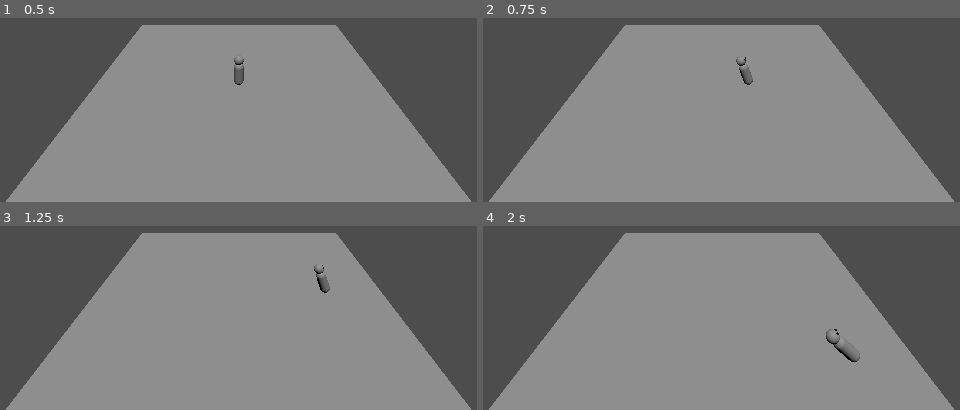
Above: before the commit, frames 1-4 (two rows, left to right).
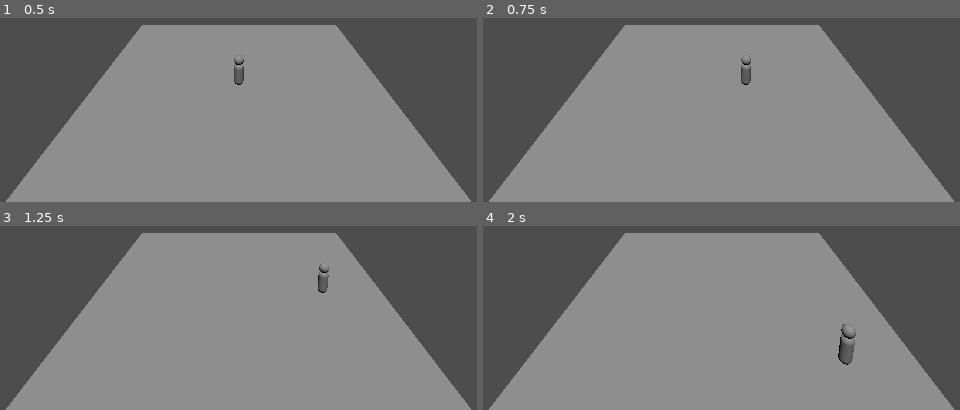
Above: after the commit, the same moments.

Repository: covmoore/interrupt-game-jam
Game: Godot game, scene res://maps/mind.tscn
Two runs of this game, one before a commit and one after it. Both use one fixed random seed, a clock stepped at 60 frames per second and the inputs below.
Inputs (mouse positions are in pixels of both pictures, inside the frame that each line leads up to):
- Up to frame 1 (0.5 s): no input
- Up to frame 2 (0.75 s): tap Enter at 0.5 s; move the mouse to (outside the picture) at 0.52 s; hold D (move_right) from 0.53 s (still down); click (outside the picture) at 0.67 s
- Up to frame 3 (1.25 s): keep holding D (move_right)
- Up to frame 4 (2 s): move the mouse to (outside the picture) at 1.27 s; release D (move_right) at 1.28 s; hold S (move_back) from 1.28 s (still down); click (outside the picture) at 1.42 s

Frame 1 is identical in both runs. In frame 2, 0.2% of the frame differs, in the area x 53-57%, y 20-37%; in frame 3, 0.2%; in frame 4, 0.6%, in the area x 71-80%, y 53-76%.

Commit message:
player now follows cursor

Diff:
--- a/maps/camera_pan.gd
+++ b/maps/camera_pan.gd
@@ -8,6 +8,6 @@
 		var mouse_sensitivity = 0.005
 		camera_pivot.rotate_y(event.relative.x * mouse_sensitivity)
 		camera_pivot.rotate_x(event.relative.y * mouse_sensitivity)
-		camera_pivot.rotation.x = clampf(camera_pivot.rotation.x, -75, 0)
+		camera_pivot.rotation.x = clampf(camera_pivot.rotation.x, -45, 0)
 		camera_pivot.rotation.z = 0
 # Called when the node enters the scene tree for the first time.
--- a/player.gd
+++ b/player.gd
@@ -6,20 +6,30 @@
 
 var target_velocity = Vector3.ZERO
 var _camera: Camera3D = null
+var RAY_LENGTH = 2000
 
 func _ready() -> void:
 	_camera = $"../CameraPivot/Camera3D"
 
 func _input(event: InputEvent):
 	if event is InputEventMouseMotion:
-		$Pivot.basis = Basis.looking_at(Vector3(event.global_position.x, event.global_position.y, 0))
+		var space_state = get_world_3d().direct_space_state
+		var mousepos = get_viewport().get_mouse_position()
+
+		var origin = _camera.project_ray_origin(mousepos)
+		var end = origin + _camera.project_ray_normal(mousepos) * RAY_LENGTH
+		var query = PhysicsRayQueryParameters3D.create(origin, end)
+		query.collide_with_areas = true
+		var result = space_state.intersect_ray(query)
+		if result.has("position") :
+			print(result)
+			$Pivot.look_at(result["position"])
 
 func _physics_process(delta: float):
 	var movement = Input.get_vector("move_left", "move_right", "move_forward", "move_back")
 	var direction = Vector3(movement.x, 0, movement.y).rotated(Vector3.UP, _camera.global_rotation.y).normalized()
 	if direction:
 		direction = direction.normalized()
-
 
 	target_velocity.x = direction.x * speed
 	target_velocity.z = direction.z * speed
